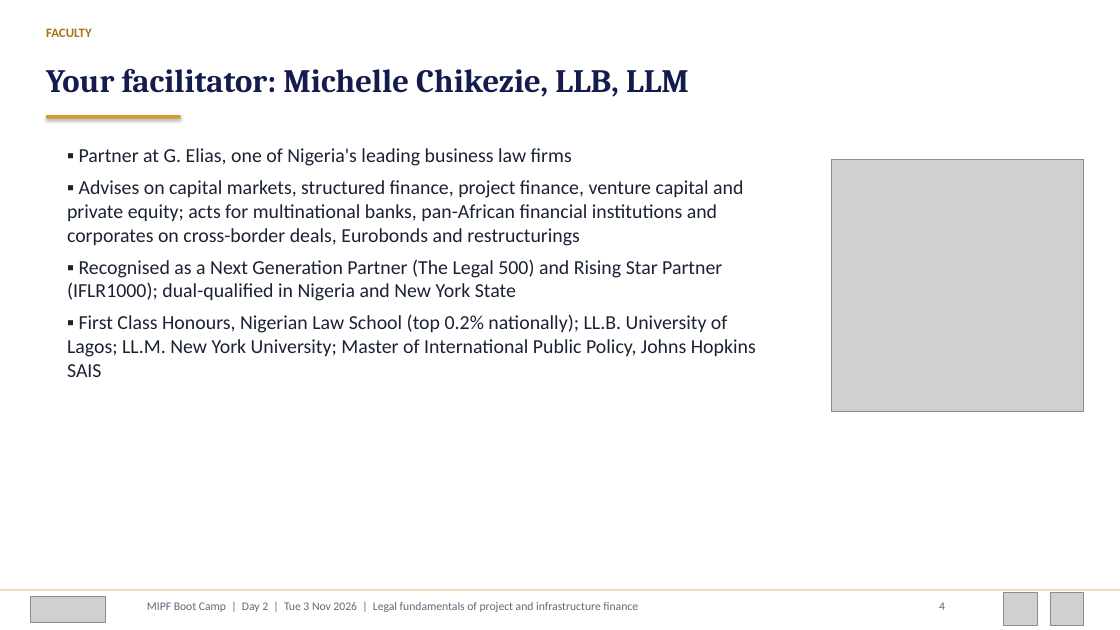
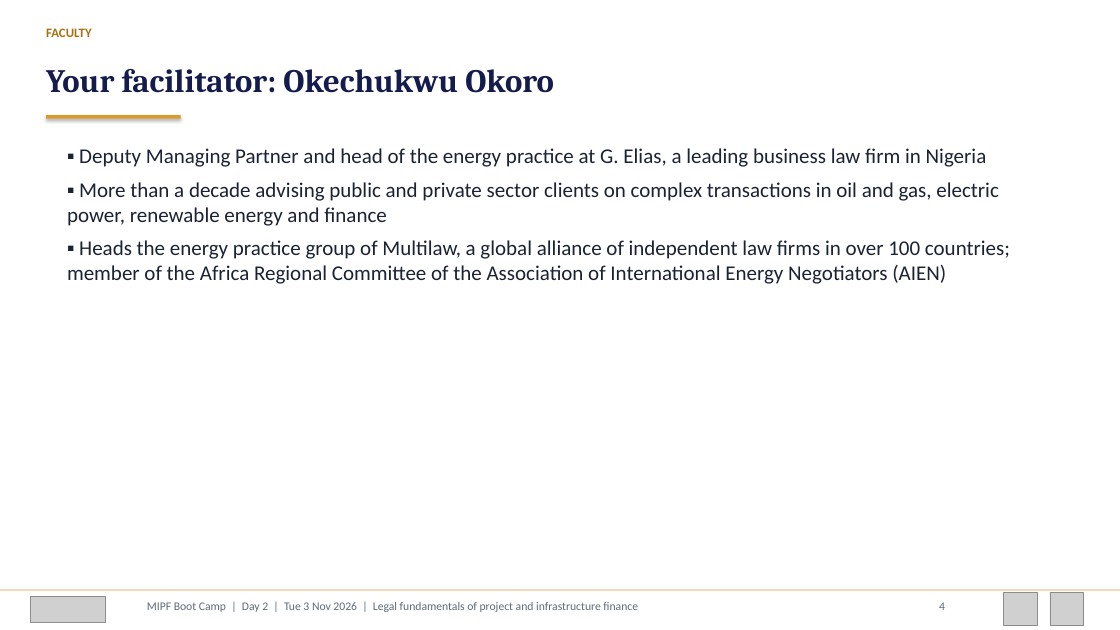
Before and after one commit to adibongo/mipf-2026-course-materials, a slide deck: slide 4 of decks/MIPF_Day2_Legal_Fundamentals_Deck.pptx. Drawn at 1120x630 pixels with LibreOffice and Linux fonts; fonts in the diff are those of the drawing; grey boxes stand for pictures. Boxes give left, top, right and bottom in pixels: in the first picture for what was removed or moved away, otherwise in the second. Text is boxed around its words. In the diff, an @@ line names an element or a change of style, - is before the commit and + after.

```diff
--- a/decks/MIPF_Day2_Legal_Fundamentals_Deck.pptx
+++ b/decks/MIPF_Day2_Legal_Fundamentals_Deck.pptx
@@ text at [46,69,554,93]: text changed @@
-Your facilitator: Michelle Chikezie, LLB, LLM
+Your facilitator: Okechukwu Okoro
@@ text at [67,148,1010,284]: text changed; size 17 to 18 pt @@
-▪ Partner at G. Elias, one of Nigeria's leading business law firms
-▪ Advises on capital markets, structured finance, project finance, venture capital and private equity; acts for multinational banks, pan-African financial institutions and corporates on cross-border deals, Eurobonds and restructurings
-▪ Recognised as a Next Generation Partner (The Legal 500) and Rising Star Partner (IFLR1000); dual-qualified in Nigeria and New York State
-▪ First Class Honours, Nigerian Law School (top 0.2% nationally); LL.B. University of Lagos; LL.M. New York University; Master of International Public Policy, Johns Hopkins SAIS
+▪ Deputy Managing Partner and head of the energy practice at G. Elias, a leading business law firm in Nigeria
+▪ More than a decade advising public and private sector clients on complex transactions in oil and gas, electric power, renewable energy and finance
+▪ Heads the energy practice group of Multilaw, a global alliance of independent law firms in over 100 countries; member of the Africa Regional Committee of the Association of International Energy Negotiators (AIEN)
@@ picture removed at [832,160,1084,412] @@
```
Also in this commit, not shown: 1 other slide changed, 45 other files.
